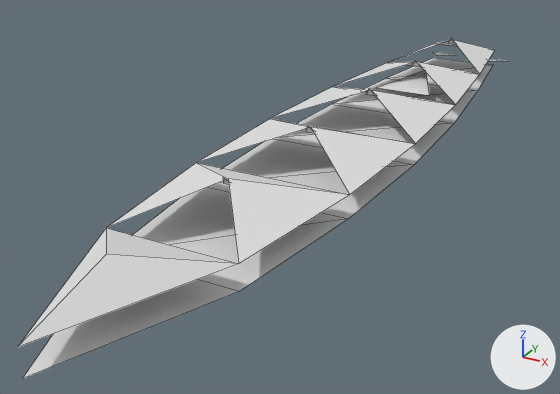
What one commit did to the OBJ model GameData/Meshes/Designs/vesper/vesper_frigate_mk1_05.obj.
Camera for both pictures: a 50 mm camera at (2.66, -6.65, 2.39) aimed at (-0.39, -1.11, -0.39). Every picture has the same lights, and +X, +Y and +Z are marked at lower right. The picture after the commit comes second. Mesh edges are drawn as thin lines. Where no turn or scale is listed for an object, it has been applied to the vertices. Vertices at exactly the same position are counted once.

Names of what the first picture shows: 'vesper_frigate_mk1_05'.
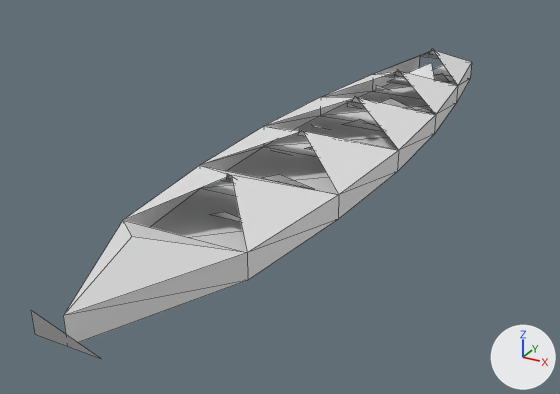
What differs and where, as boxes [x1, y1, x2, y2] in the pictures (560 x 394 px; the box of a moved part takes in the faces that stretch with it):
```json
{"object": "vesper_frigate_mk1_05", "change": "reshaped", "before": [17, 38, 505, 378], "after": [31, 49, 472, 359], "on screen": "10% narrower, 9% shorter"}
{"part": 1, "of": "me_vesper_frigate_mk1_05", "change": "moved or reshaped", "before": [412, 60, 421, 67], "after": [429, 49, 436, 54]}
{"part": 2, "of": "me_vesper_frigate_mk1_05", "change": "moved or reshaped", "before": [366, 88, 375, 95], "after": [395, 70, 403, 76]}
{"part": 3, "of": "me_vesper_frigate_mk1_05", "change": "moved or reshaped", "before": [306, 126, 314, 133], "after": [352, 96, 361, 103]}
{"part": 4, "of": "me_vesper_frigate_mk1_05", "change": "moved or reshaped", "before": [223, 178, 229, 184], "after": [298, 129, 305, 136]}
{"part": 5, "of": "me_vesper_frigate_mk1_05", "change": "moved or reshaped", "before": [448, 38, 455, 44], "after": [226, 174, 234, 180]}
{"part": 6, "of": "me_vesper_frigate_mk1_05", "change": "rebuilt", "before": [17, 40, 494, 348], "after": [63, 51, 472, 342], "on screen": "14% narrower"}
{"part": 7, "of": "me_vesper_frigate_mk1_05", "change": "rebuilt", "before": [377, 70, 430, 95], "after": [388, 62, 435, 85]}
{"part": 8, "of": "me_vesper_frigate_mk1_05", "change": "moved or reshaped", "before": [23, 58, 493, 378], "after": [31, 65, 451, 359]}
```

The change, as JSON lines over the scene's bpy script:
```json
{"block": "me_vesper_frigate_mk1_05", "where": "# used by ob_vesper_frigate_mk1_05; location = (0.0, 0.0, 0.0)"}
{"op": "remove", "block": "me_vesper_frigate_mk1_05", "code": "me_vesper_frigate_mk1_05.from_pydata(...)  # 56 vertices, 37 faces; spans x -0.7..0.7, y -4.48..3.3, z 0.0..0.41"}
{"op": "add", "block": "me_vesper_frigate_mk1_05", "code": "me_vesper_frigate_mk1_05.from_pydata(...)  # 95 vertices, 74 faces; spans x -0.64..0.64, y -4.36..2.39, z 0.0..0.43"}
{"block": "me_vesper_frigate_mk1_05", "change": "me_vesper_frigate_mk1_05 part 1: the loose piece of 3 vertices spanning x -0.06..0.06, y 1.13..1.22, z 0.33..0.41 is moved by (0.0, 0.57, 0.01)"}
{"block": "me_vesper_frigate_mk1_05", "change": "me_vesper_frigate_mk1_05 part 2: the loose piece of 3 vertices spanning x -0.06..0.06, y -0.11..-0.03, z 0.33..0.41 is moved by (0.0, 0.75, 0.01)"}
{"block": "me_vesper_frigate_mk1_05", "change": "me_vesper_frigate_mk1_05 part 3: the loose piece of 3 vertices spanning x -0.06..0.06, y -1.36..-1.28, z 0.33..0.41 is moved by (0.0, 0.94, 0.01)"}
{"block": "me_vesper_frigate_mk1_05", "change": "me_vesper_frigate_mk1_05 part 4: the loose piece of 3 vertices spanning x -0.06..0.06, y -2.61..-2.53, z 0.33..0.41 is moved by (0.0, 1.12, 0.01)"}
{"block": "me_vesper_frigate_mk1_05", "change": "me_vesper_frigate_mk1_05 part 5: the loose piece of 3 vertices spanning x -0.06..0.06, y 2.38..2.47, z 0.33..0.41 is moved by (0.0, -4.94, 0.01)"}
{"block": "me_vesper_frigate_mk1_05", "change": "me_vesper_frigate_mk1_05 part 6: the loose piece of 19 vertices spanning x -0.7..0.7, y -4.48..3.01, z 0.19..0.38 is rebuilt with 32 vertices and now spans x -0.64..0.64, y -4.16..2.23, z 0.0..0.39"}
{"block": "me_vesper_frigate_mk1_05", "change": "me_vesper_frigate_mk1_05 part 7: the loose piece of 3 vertices spanning x -0.29..0.29, y 0.82..1.53, z 0.15..0.22 is rebuilt with 3 vertices and now spans x -0.28..0.28, y 1.08..1.72, z 0.15..0.26"}
{"block": "me_vesper_frigate_mk1_05", "change": "me_vesper_frigate_mk1_05 part 8"}
{"block": "me_vesper_frigate_mk1_05", "change": "13 vertices are removed from x -0.7..0.7, y -4.48..3.01, z 0.0"}
{"block": "me_vesper_frigate_mk1_05", "change": "11 faces are deleted"}
{"block": "me_vesper_frigate_mk1_05", "change": "40 vertices are added at x -0.47..0.47, y -4.36..2.39, z 0.0..0.41"}
{"block": "me_vesper_frigate_mk1_05", "change": "5 new vertices lie (0.16, 0.0, 0.0) away from vertices in x -0.08, y -2.44..0.27, z 0.31"}
{"block": "me_vesper_frigate_mk1_05", "change": "15 new faces join them"}
{"block": "me_vesper_frigate_mk1_05", "change": "other edits to the shape of me_vesper_frigate_mk1_05 do not show in these pictures"}
```
